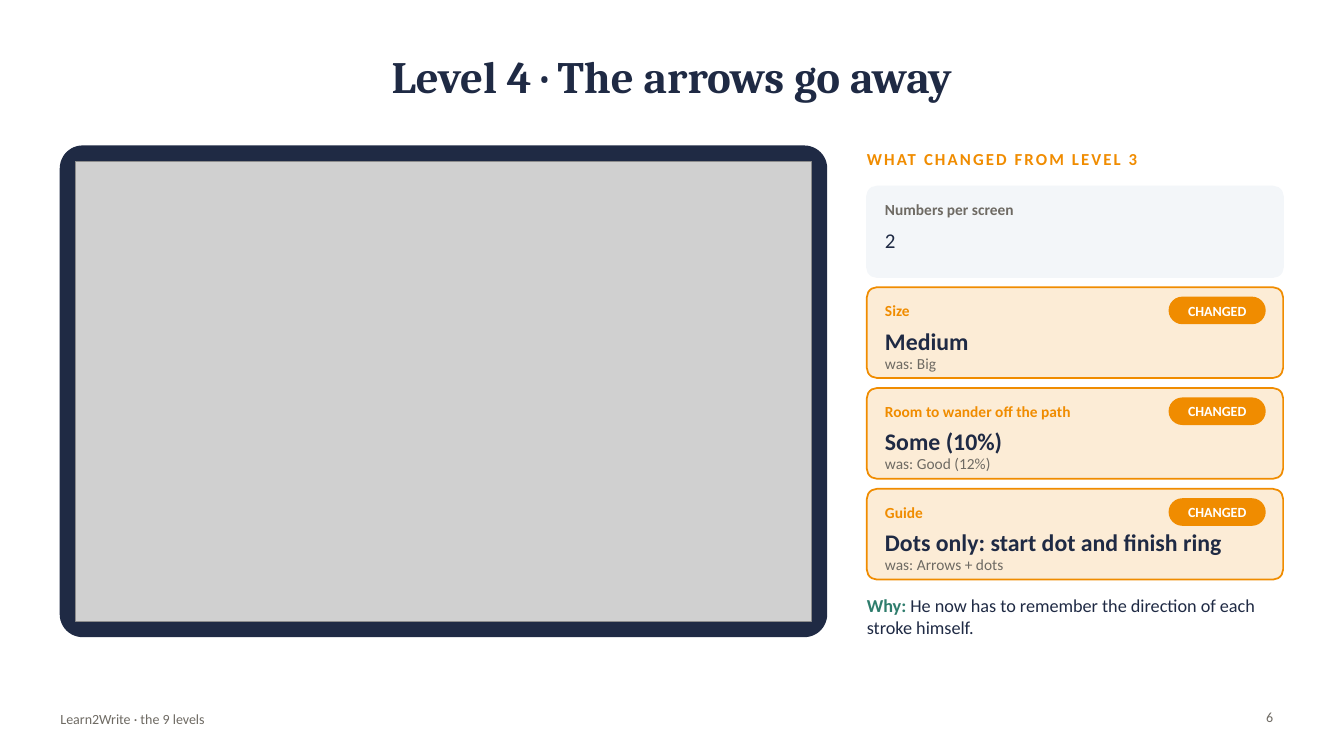
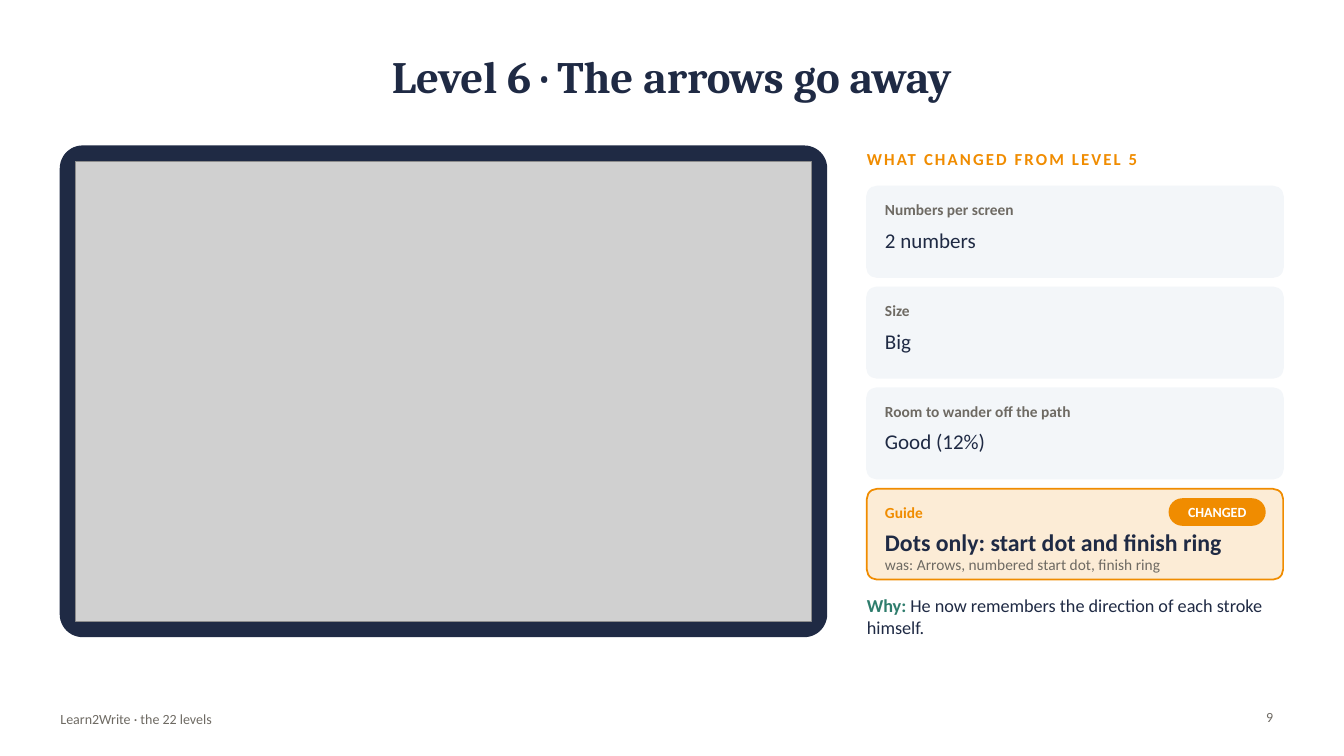
Before and after one commit to kiaanwankhede/Kiaan_Writing, a slide deck: slide 9 of docs/download/Learn2Write-levels.pptx (slide 6 before the commit). Drawn at 1344x756 pixels with LibreOffice and Linux fonts; fonts in the diff are those of the drawing; grey boxes stand for pictures. Boxes give left, top, right and bottom in pixels: in the first picture for what was removed or moved away, otherwise in the second. Text is boxed around its words. In the diff, an @@ line names an element or a change of style, - is before the commit and + after.

```diff
--- a/docs/download/Learn2Write-levels.pptx
+++ b/docs/download/Learn2Write-levels.pptx
@@ title at (392,62,952,103): text changed @@
-Level 4 · The arrows go away
+Level 6 · The arrows go away
@@ text at (1129,154,1137,165): text changed @@
-WHAT CHANGED FROM LEVEL 3
+WHAT CHANGED FROM LEVEL 5
@@ text at (885,233,975,248): text changed @@
-2
+2 numbers
@@ rounded rectangle at (867,287,1284,378): fill #F08C00 at 16% opacity to #F3F6F9; outline #F08C00 1.25 pt to #F3F6F9 1 pt @@
@@ text "Size" at (885,305,910,316): text colour #F08C00 to #6E6A63 @@
@@ rounded rectangle removed at (1170,297,1265,324) @@
@@ text removed at (1188,306,1246,316) @@
-CHANGED
@@ text at (885,334,911,353): text changed; size 11 to 15 pt; text colour #6E6A63 to #1F2A44 @@
-was: Big
+Big
@@ text removed at (885,333,969,350) @@
-Medium
@@ rounded rectangle at (867,388,1284,479): fill #F08C00 at 16% opacity to #F3F6F9; outline #F08C00 1.25 pt to #F3F6F9 1 pt @@
@@ text "Room to wander off the ..." at (885,406,1070,420): text colour #F08C00 to #6E6A63 @@
@@ rounded rectangle removed at (1170,398,1265,424) @@
@@ text removed at (1188,406,1246,416) @@
-CHANGED
@@ text at (885,434,985,452): text changed; size 11 to 15 pt; text colour #6E6A63 to #1F2A44 @@
-was: Good (12%)
+Good (12%)
@@ text removed at (885,432,1002,454) @@
-Some (10%)
@@ text at (885,559,1160,573): text changed @@
-was: Arrows + dots
+was: Arrows, numbered start dot, finish ring
@@ text at (867,599,1262,634): text changed @@
-Why: He now has to remember the direction of each stroke himself.
+Why: He now remembers the direction of each stroke himself.
@@ text at (60,714,212,724): text changed @@
-Learn2Write · the 9 levels
+Learn2Write · the 22 levels
@@ page number at (1266,713,1273,722): text changed @@
-6
+9
```
Also in this commit, not shown: 10 other slides changed, 18 slides added, 1 slide removed, 32 other files.
